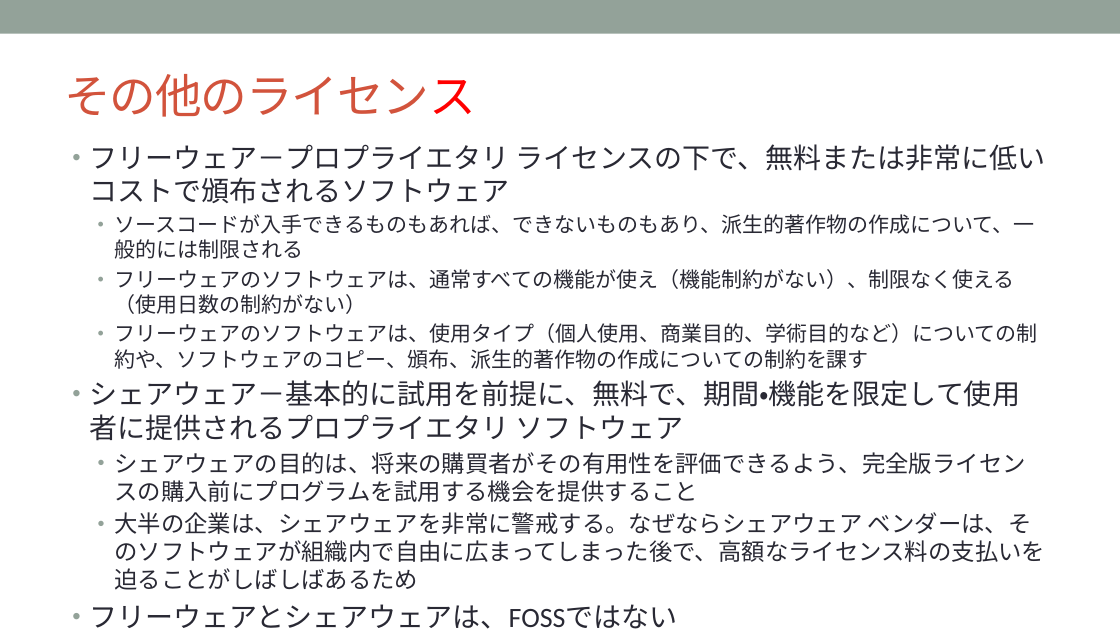
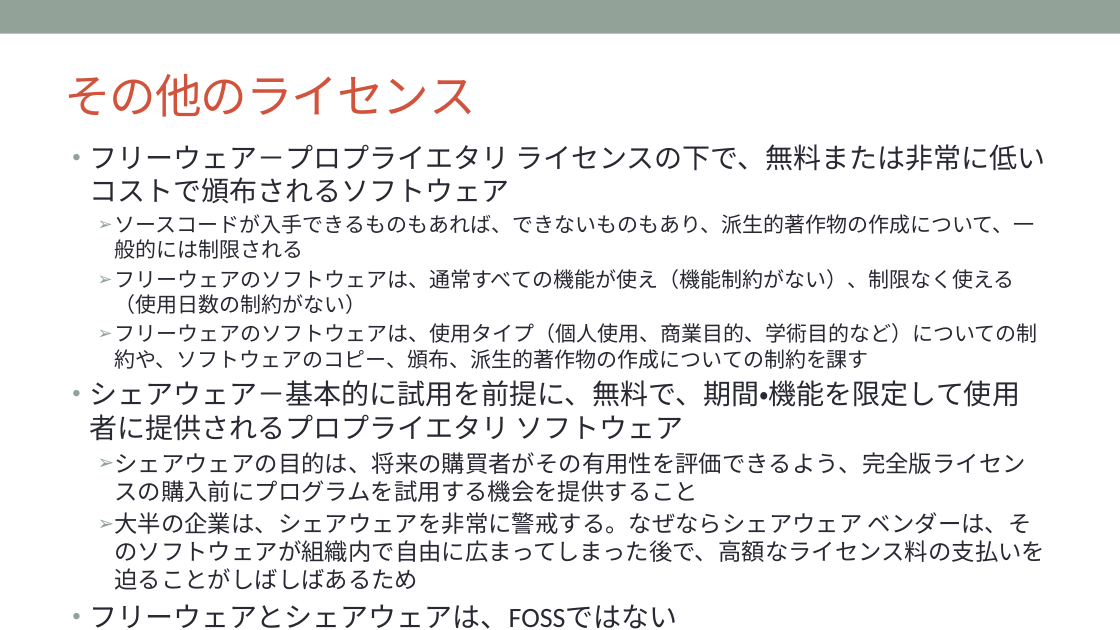
Before and after one commit to OpenChain-Project/Curriculum-Translation-JP, a slide deck: slide 17 of RC/openchain-curriculum-release-2-jp_rc1.0.pptx. Drawn at 1120x630 pixels with LibreOffice and Linux fonts; fonts in the diff are those of the drawing; background and template pictures are left out. Boxes give left, top, right and bottom in pixels: in the first picture for what was removed or moved away, otherwise in the second. Text is boxed around its words. In the diff, an @@ line names an element or a change of style, - is before the commit and + after.

```diff
--- a/RC/openchain-curriculum-release-2-jp_rc1.0.pptx
+++ b/RC/openchain-curriculum-release-2-jp_rc1.0.pptx
@@ title "その他のライセンス" at box(64, 74, 476, 117): text colour #FF0000 to #D2533C in "その他のライセンス" @@
@@ text at box(114, 214, 1045, 590): bullet • to ➢ @@
```
Also in this commit, not shown: 30 other slides changed.
